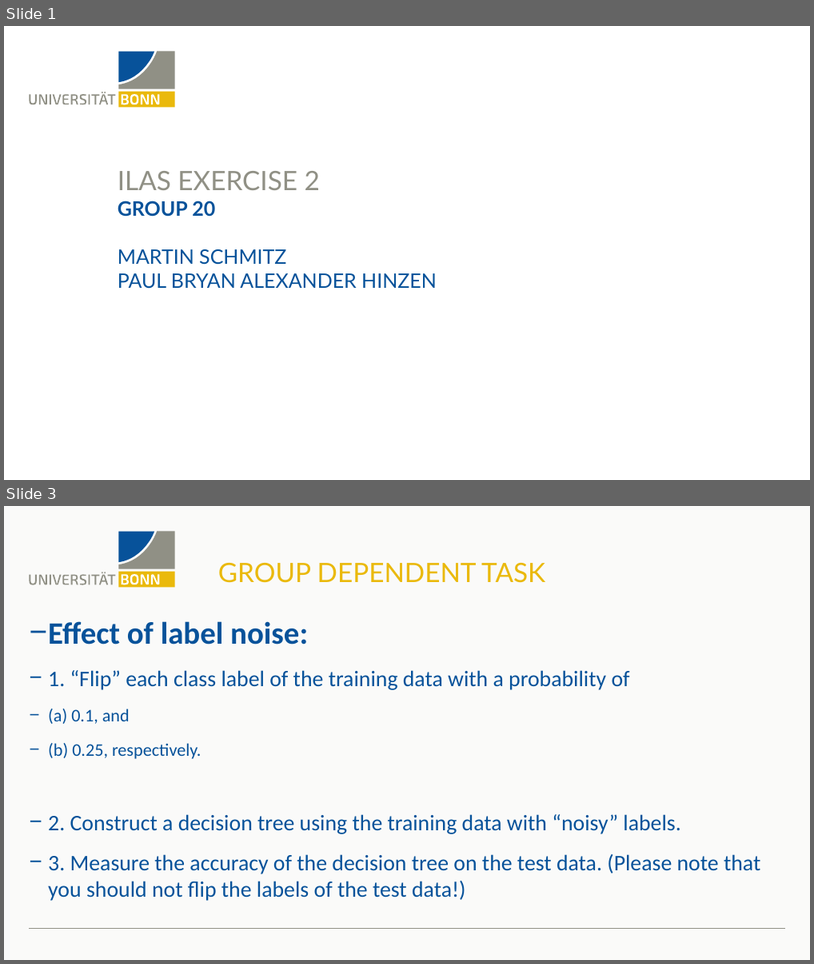
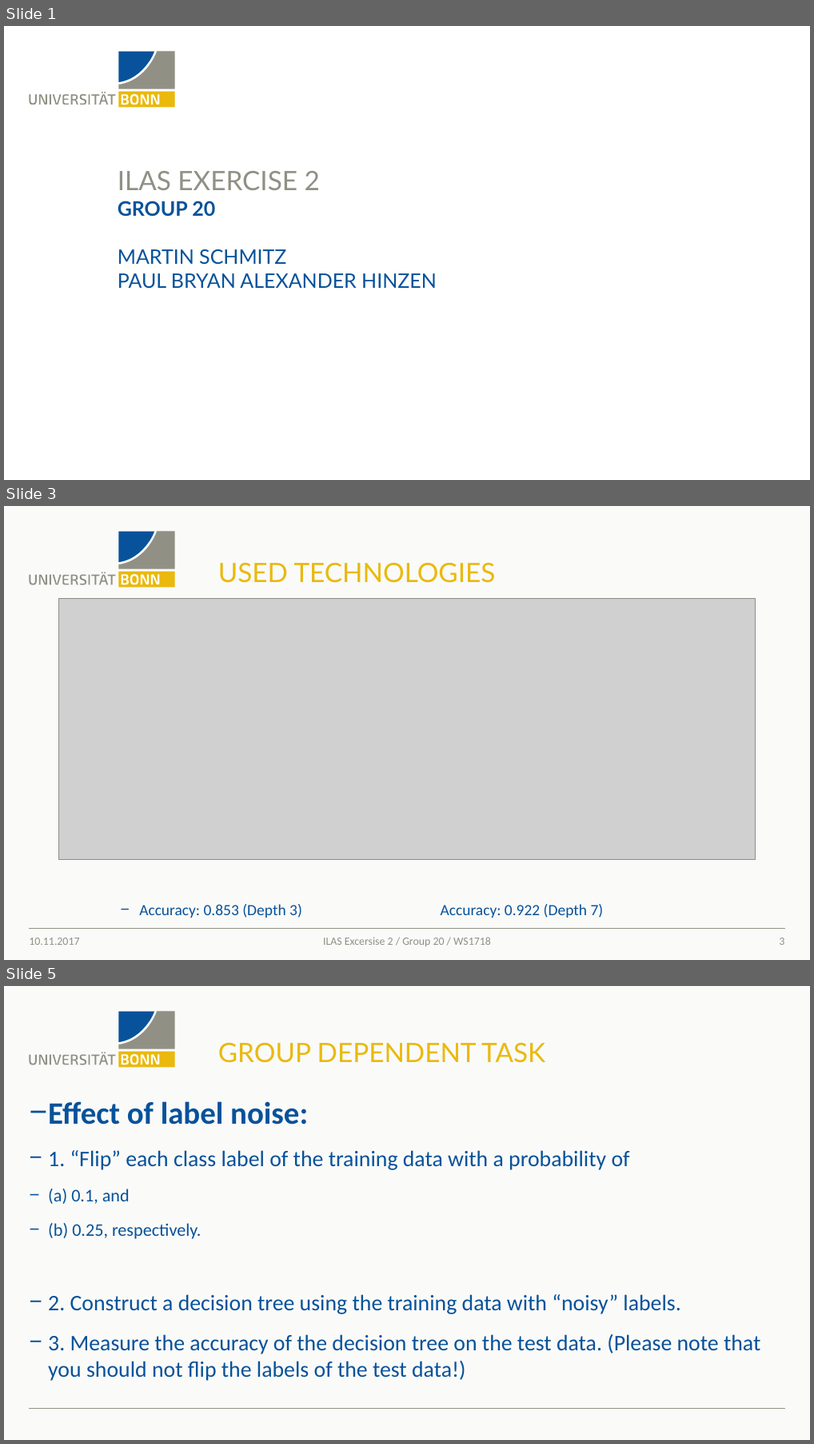
Before and after one commit to MartinFSchmitz/machine_learning, a slide deck: ML_Ass_1_Python27/Präsentation.pptx. Shown one above the other, each under a label of ours: slides 1 and 3 before the commit, slides 1, 3 and 5 after it; the slides between them are not shown. The pictures are 814x964 and 814x1444 pixels, drawn with LibreOffice and Linux fonts; fonts in the diff are those of the drawing; grey boxes stand for pictures; background and template pictures are left out. Boxes give left, top, right and bottom in pixels: in the first picture for what was removed or moved away, otherwise in the second. Text is boxed around its words. In the diff, an @@ line names an element or a change of style, - is before the commit and + after.

```diff
--- a/ML_Ass_1_Python27/Präsentation.pptx
+++ b/ML_Ass_1_Python27/Präsentation.pptx
@@ slide 3 added at <box>4,506,810,960</box>, background #FAFAF9; not listed: 19 template elements that a slide beside it also shows @@
@@ title added at <box>218,563,496,583</box>, 24 pt, text #EAB90C @@
+USED TECHNOLOGIES
@@ picture added at <box>59,598,756,860</box> @@
@@ text added at <box>139,904,604,917</box>, 14 pt, text #07529A @@
+− Accuracy: 0.853 (Depth 3) Accuracy: 0.922 (Depth 7)
@@ text added at <box>29,937,79,944</box>, 10 pt, text #909085 @@
+10.11.2017
@@ text added at <box>323,936,491,946</box>, 10 pt, text #909085 @@
+ILAS Excersise 2 / Group 20 / WS1718
@@ page number added at <box>779,937,785,944</box>, 10 pt, text #909085 @@
+3
@@ what was slide 3 is now slide 5 @@
```
Also in this commit, not shown: 1 slide changed, 4 other slides added, 1 slide removed, 23 other files.
